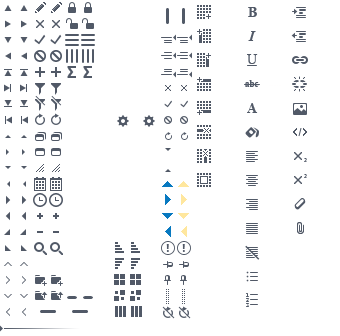
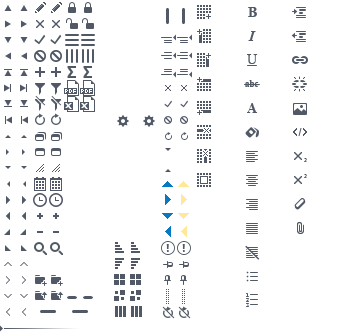
Comparing the layer stacks of the two (340, 336) images. Changes:
added group "Export" with 4 layers above "Sum" over [64, 80, 95, 112]
added layer "excel hover" in group "Export" over [80, 96, 95, 112]
added layer "excel" in group "Export" over [64, 96, 79, 112]
added layer "pdf hover" in group "Export" over [80, 80, 95, 96]
added layer "pdf" in group "Export" over [64, 80, 79, 96]
